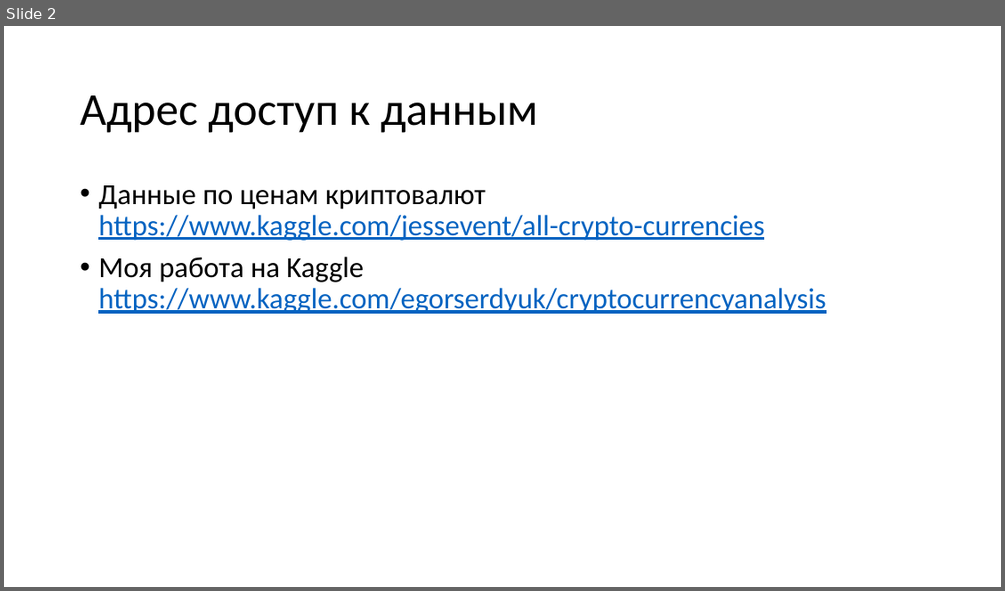
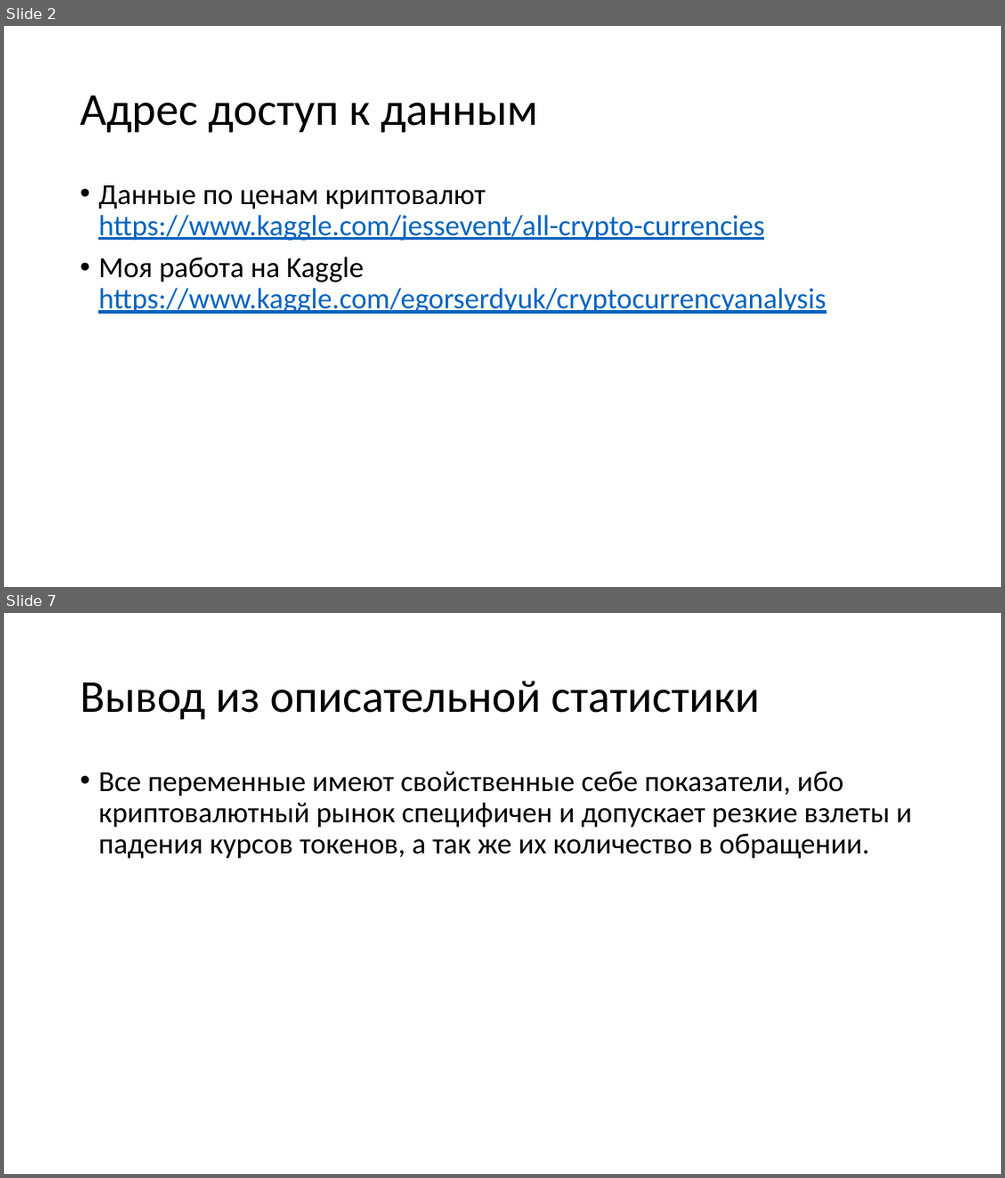
Before and after one commit to egorserdyuk/ASU-Datascience, a slide deck: Crypto/Анализ данных.pptx. Shown one above the other, each under a label of ours: slide 2 before the commit, slides 2 and 7 after it; the slides between them are not shown. The pictures are 1005x591 and 1005x1178 pixels, drawn with LibreOffice and Linux fonts; fonts in the diff are those of the drawing. Boxes give left, top, right and bottom in pixels: in the first picture for what was removed or moved away, otherwise in the second. Text is boxed around its words. In the diff, an @@ line names an element or a change of style, - is before the commit and + after.

```diff
--- a/Crypto/Анализ данных.pptx
+++ b/Crypto/Анализ данных.pptx
@@ slide 7 added at (x1=4, y1=613, x2=1001, y2=1174), background #FFFFFF @@
@@ title added at (x1=80, y1=681, x2=760, y2=720), 44 pt, text #000000 @@
+Вывод из описательной статистики
@@ text added at (x1=98, y1=771, x2=912, y2=859), 28 pt, text #000000 @@
+• Все переменные имеют свойственные себе показатели, ибо криптовалютный рынок специфичен и допускает резкие взлеты и падения курсов токенов, а так же их количество в обращении.
```
Also in this commit, not shown: 1 slide changed, 3 other slides added, 2 slides removed.
